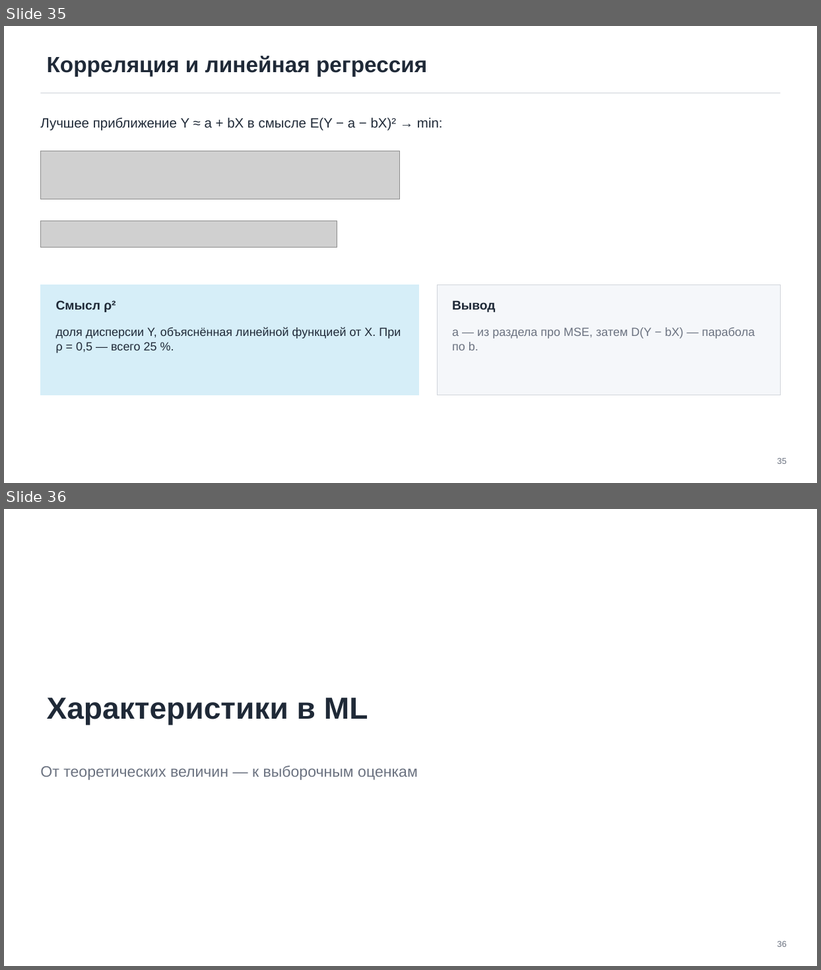
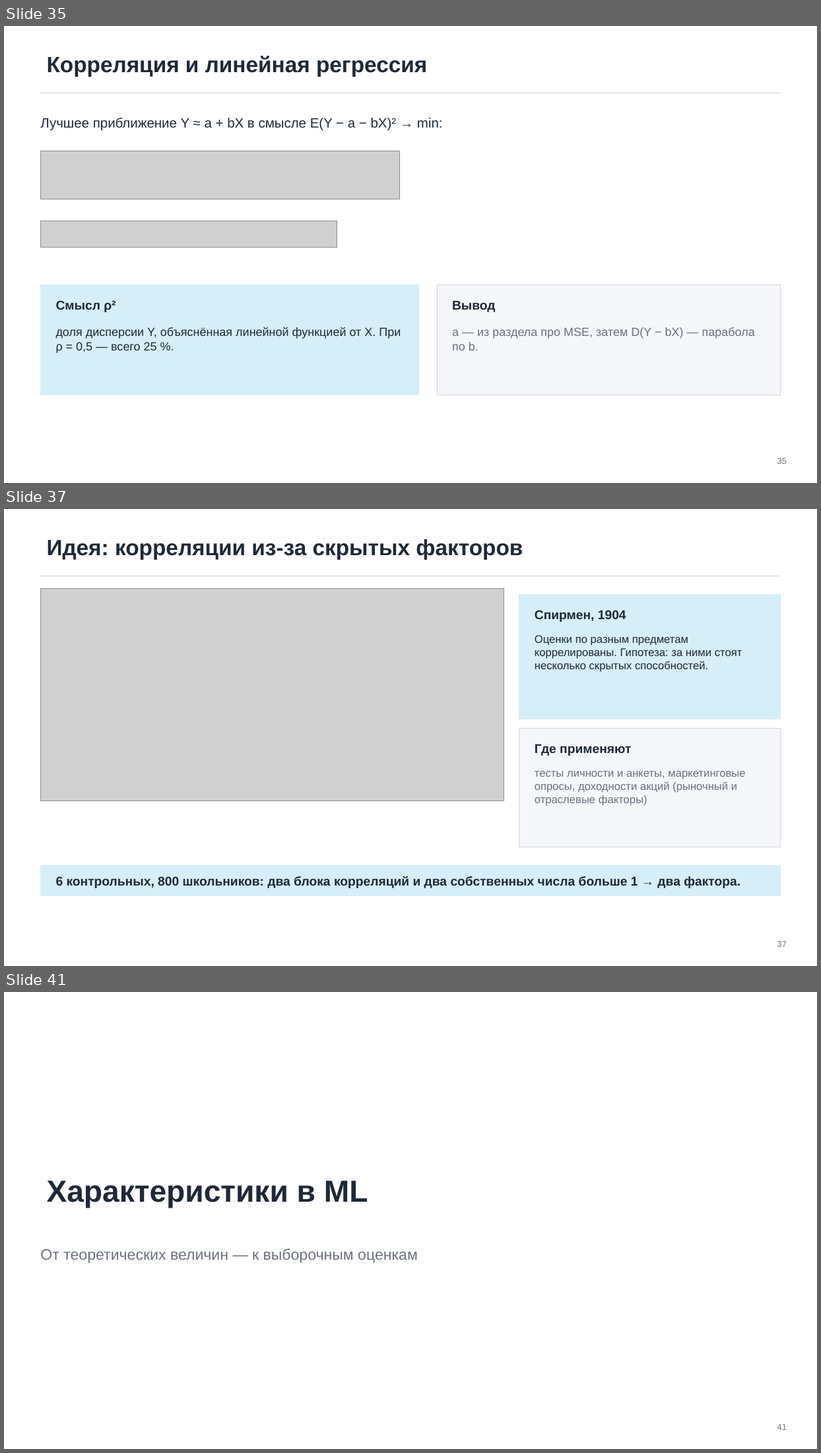
Before and after one commit to TheTonyPub/probability-theory-2026, a slide deck: lectures/04_expectation-variance-itmo.pptx. Shown one above the other, each under a label of ours: slides 35 and 36 before the commit, slides 35, 37 and 41 after it; the slides between them are not shown. The pictures are 821x970 and 821x1453 pixels, drawn with LibreOffice and Linux fonts; fonts in the diff are those of the drawing; grey boxes stand for pictures. Boxes give left, top, right and bottom in pixels: in the first picture for what was removed or moved away, otherwise in the second. Text is boxed around its words. In the diff, an @@ line names an element or a change of style, - is before the commit and + after.

```diff
--- a/lectures/04_expectation-variance-itmo.pptx
+++ b/lectures/04_expectation-variance-itmo.pptx
@@ slide 37 added at (4, 509, 817, 966), background #FFFFFF; not listed: 1 template element that a slide beside it also shows @@
@@ title added at (47, 539, 523, 559), 26 pt, text #1F2937, bold @@
+Идея: корреляции из-за скрытых факторов
@@ picture added at (40, 588, 504, 801) @@
@@ rectangle added at (519, 594, 781, 720), fill #D6EEF8, outline #D6EEF8 0.5 pt @@
@@ text added at (535, 610, 626, 622), 15 pt, text #1F2937, bold @@
+Спирмен, 1904
@@ text added at (535, 635, 743, 672), 13 pt, text #1F2937 @@
+Оценки по разным предметам коррелированы. Гипотеза: за ними стоят несколько скрытых способностей.
@@ rectangle added at (519, 729, 781, 848), fill #F5F7FA, outline #D1D5DB 0.5 pt @@
@@ text added at (535, 744, 631, 756), 15 pt, text #1F2937, bold @@
+Где применяют
@@ text added at (535, 771, 745, 806), 13 pt, text #6B7280 @@
+тесты личности и анкеты, маркетинговые опросы, доходности акций (рыночный и отраслевые факторы)
@@ rectangle added at (40, 866, 781, 896), fill #D6EEF8, outline #D6EEF8 0.5 pt @@
@@ text added at (56, 876, 741, 889), 15 pt, text #1F2937, bold @@
+6 контрольных, 800 школьников: два блока корреляций и два собственных числа больше 1 → два фактора.
@@ page number added at (778, 941, 787, 947), 10 pt, text #6B7280 @@
+37
@@ what was slide 36 is now slide 41 @@
@@ page number at (778, 1424, 787, 1430): text changed @@
-36
+41
```
Also in this commit, not shown: 4 slides changed, 4 other slides added, 8 other files.
